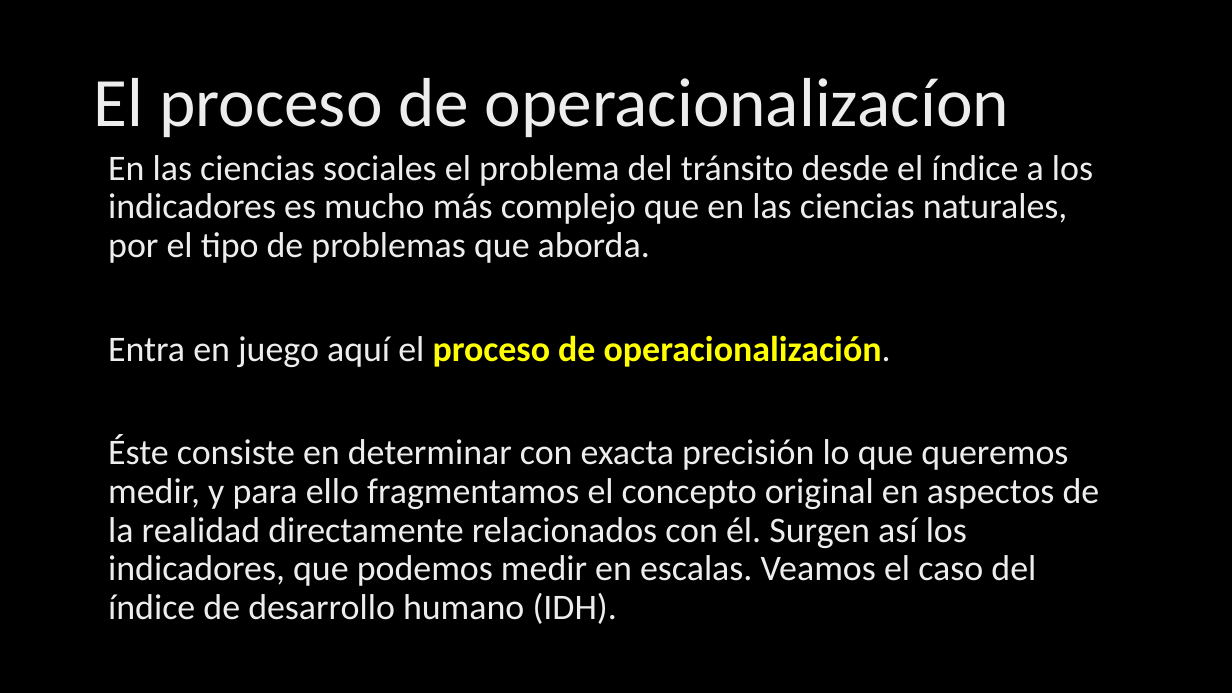
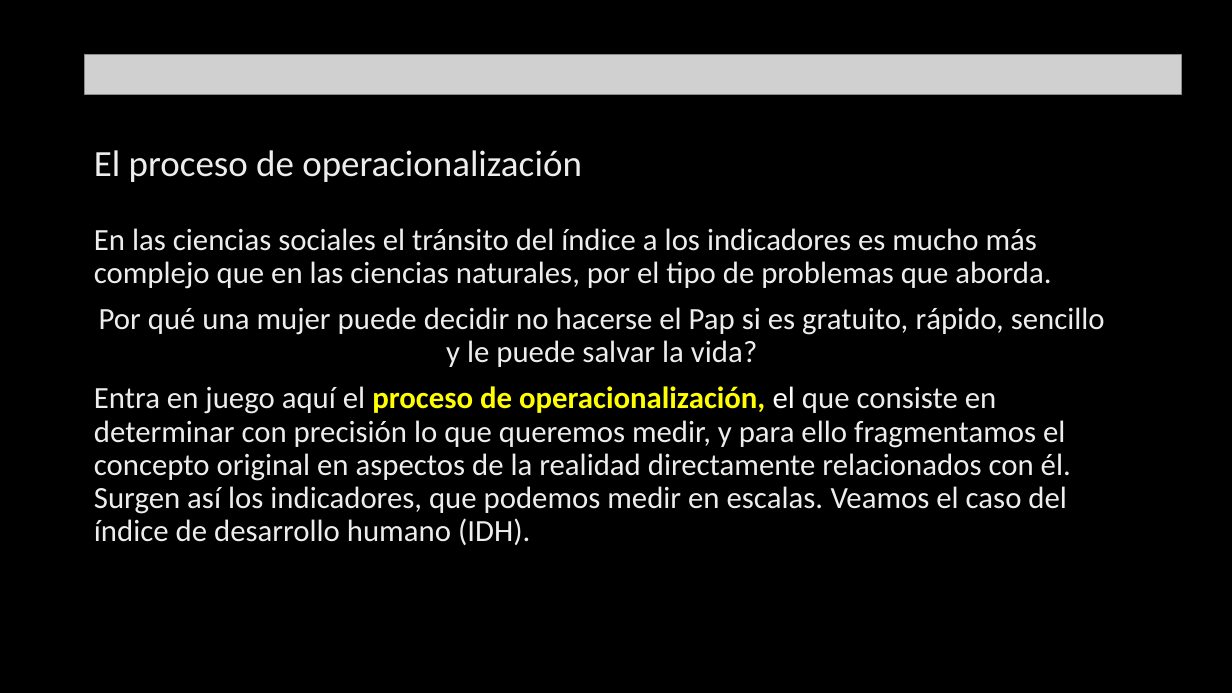
Before and after one commit to Sud-Austral/ds_indices, a slide deck: slide 4 of indices.pptx. Drawn at 1232x693 pixels with LibreOffice and Linux fonts; fonts in the diff are those of the drawing; grey boxes stand for pictures; background and template pictures are left out. Boxes give left, top, right and bottom in pixels: in the first picture for what was removed or moved away, otherwise in the second. Text is boxed around its words. In the diff, an @@ line names an element or a change of style, - is before the commit and + after.

```diff
--- a/indices.pptx
+++ b/indices.pptx
@@ picture added at [85,55,1182,94] @@
@@ title at [94,150,582,182]: text changed; size 54 to 28.8 pt @@
-El proceso de operacionalizacíon
+El proceso de operacionalización
@@ text at [94,228,1105,545]: text changed; size 28 to 24 pt @@
-En las ciencias sociales el problema del tránsito desde el índice a los indicadores es mucho más complejo que en las ciencias naturales, por el tipo de problemas que aborda.
-Entra en juego aquí el proceso de operacionalización.
-Éste consiste en determinar con exacta precisión lo que queremos medir, y para ello fragmentamos el concepto original en aspectos de la realidad directamente relacionados con él. Surgen así los indicadores, que podemos medir en escalas. Veamos el caso del índice de desarrollo humano (IDH).
+En las ciencias sociales el tránsito del índice a los indicadores es mucho más complejo que en las ciencias naturales, por el tipo de problemas que aborda.
+Por qué una mujer puede decidir no hacerse el Pap si es gratuito, rápido, sencillo y le puede salvar la vida?
+Entra en juego aquí el proceso de operacionalización, el que consiste en determinar con precisión lo que queremos medir, y para ello fragmentamos el concepto original en aspectos de la realidad directamente relacionados con él. Surgen así los indicadores, que podemos medir en escalas. Veamos el caso del índice de desarrollo humano (IDH).
```
Also in this commit, not shown: 33 other slides changed, 1 slide added, 1 slide removed.
